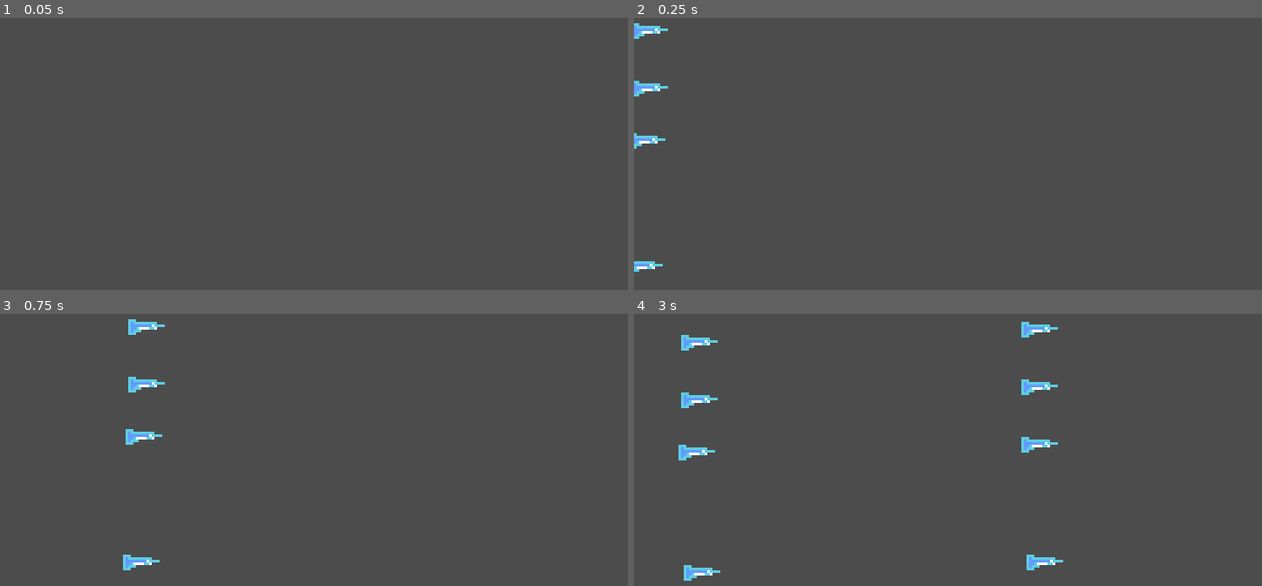
Above: before the commit, frames 1-4 (two rows, left to right).
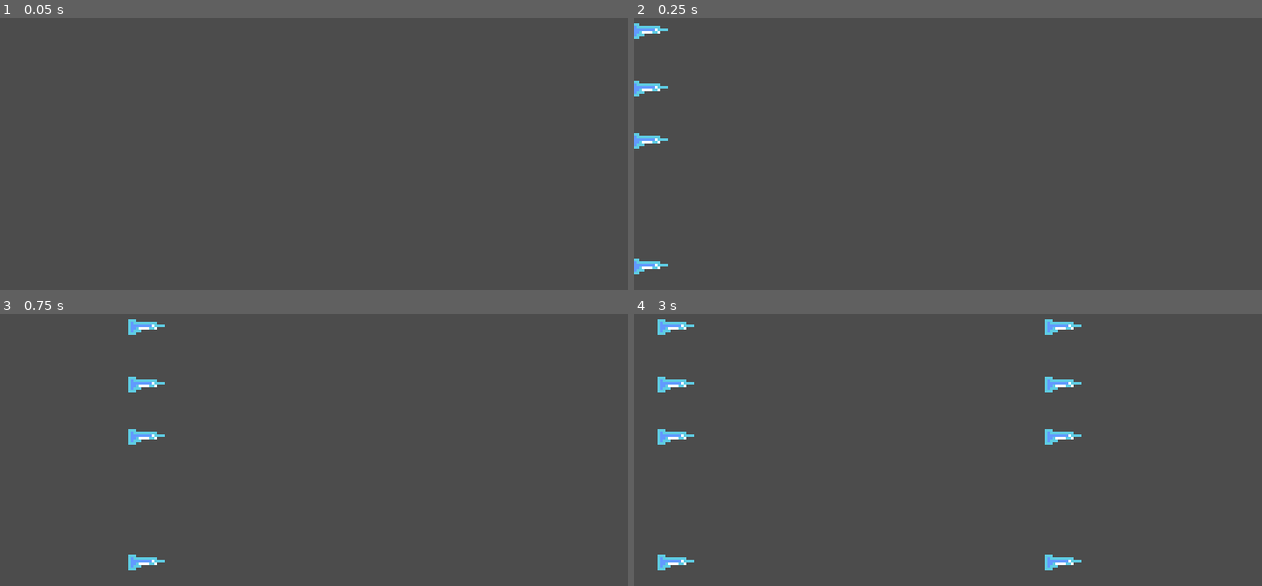
Above: after the commit, the same moments.

Repository: sugarvoid/winter-break-jam
Game: Godot game, scene res://game/danger_object/wave/sickle_wave_left_all.tscn
Two runs of this game, one before a commit and one after it. Both use one fixed random seed, a clock stepped at 60 frames per second and the inputs below. This scene is started directly instead of the project's main scene.
Inputs:
- Up to frame 1 (0.05 s): no input
- Up to frame 2 (0.25 s): no input
- Up to frame 3 (0.75 s): tap Enter (ui_accept) at 0.5 s; hold D (move_right) from 0.53 s (still down)
- Up to frame 4 (3 s): tap W (jump) at 0.77, 1.52 s; release D (move_right) at 2.03 s; hold A (move_left) 2.03-2.78 s; hold D (move_right) from 2.78 s (still down)

Frame 1 is identical in both runs. In frame 2, 0.1% of the frame differs, in the area x 0-6%, y 42-95%; in frame 3, 0.2%; in frame 4, 2.8%, in the area x 3-72%, y 1-99%.

Commit message:
Adjust sickle spawn points

Diff:
--- a/game/danger_object/wave/sickle_wave_left_all.tscn
+++ b/game/danger_object/wave/sickle_wave_left_all.tscn
@@ -14,41 +14,41 @@
 rotation_d = 0
 
 [node name="IceSickle4" parent="Hazards" index="2" instance=ExtResource( 2 )]
-position = Vector2( -19, 63 )
+position = Vector2( -18, 63 )
 rotation_d = 0
 
-[node name="IceSickle14" parent="Hazards" index="3" instance=ExtResource( 2 )]
-position = Vector2( -274, 27 )
+[node name="IceSickle5" parent="Hazards" index="3" instance=ExtResource( 2 )]
+position = Vector2( -18, 111 )
 rotation_d = 0
 
-[node name="IceSickle15" parent="Hazards" index="4" instance=ExtResource( 2 )]
-position = Vector2( -274, 49 )
+[node name="IceSickle6" parent="Hazards" index="4" instance=ExtResource( 2 )]
+position = Vector2( -135, 21 )
 rotation_d = 0
 
-[node name="IceSickle16" parent="Hazards" index="5" instance=ExtResource( 2 )]
-position = Vector2( -275, 69 )
+[node name="IceSickle7" parent="Hazards" index="5" instance=ExtResource( 2 )]
+position = Vector2( -135, 43 )
 rotation_d = 0
 
-[node name="IceSickle10" parent="Hazards" index="6" instance=ExtResource( 2 )]
-position = Vector2( -144, 22 )
+[node name="IceSickle8" parent="Hazards" index="6" instance=ExtResource( 2 )]
+position = Vector2( -135, 63 )
 rotation_d = 0
 
-[node name="IceSickle11" parent="Hazards" index="7" instance=ExtResource( 2 )]
-position = Vector2( -144, 44 )
+[node name="IceSickle9" parent="Hazards" index="7" instance=ExtResource( 2 )]
+position = Vector2( -135, 111 )
 rotation_d = 0
 
-[node name="IceSickle12" parent="Hazards" index="8" instance=ExtResource( 2 )]
-position = Vector2( -144, 66 )
+[node name="IceSickle10" parent="Hazards" index="8" instance=ExtResource( 2 )]
+position = Vector2( -283, 21 )
 rotation_d = 0
 
-[node name="IceSickle5" parent="Hazards" index="9" instance=ExtResource( 2 )]
-position = Vector2( -20, 111 )
+[node name="IceSickle11" parent="Hazards" index="9" instance=ExtResource( 2 )]
+position = Vector2( -283, 43 )
 rotation_d = 0
 
-[node name="IceSickle6" parent="Hazards" index="10" instance=ExtResource( 2 )]
-position = Vector2( -142, 111 )
+[node name="IceSickle12" parent="Hazards" index="10" instance=ExtResource( 2 )]
+position = Vector2( -283, 63 )
 rotation_d = 0
 
-[node name="IceSickle8" parent="Hazards" index="11" instance=ExtResource( 2 )]
-position = Vector2( -273, 115 )
+[node name="IceSickle13" parent="Hazards" index="11" instance=ExtResource( 2 )]
+position = Vector2( -283, 111 )
 rotation_d = 0
--- a/game/danger_object/wave/sickle_wave_right_bottom.tscn
+++ b/game/danger_object/wave/sickle_wave_right_bottom.tscn
@@ -9,34 +9,34 @@
 position = Vector2( 258, 73 )
 rotation_d = 180
 
-[node name="IceSickle2" parent="Hazards" index="1" instance=ExtResource( 1 )]
-position = Vector2( 342, 73 )
-rotation_d = 180
-
-[node name="IceSickle3" parent="Hazards" index="2" instance=ExtResource( 1 )]
-position = Vector2( 377, 73 )
-rotation_d = 180
-
-[node name="IceSickle4" parent="Hazards" index="3" instance=ExtResource( 1 )]
+[node name="IceSickle4" parent="Hazards" index="1" instance=ExtResource( 1 )]
 position = Vector2( 258, 99 )
 rotation_d = 180
 
-[node name="IceSickle7" parent="Hazards" index="4" instance=ExtResource( 1 )]
-position = Vector2( 342, 97 )
+[node name="IceSickle6" parent="Hazards" index="2" instance=ExtResource( 1 )]
+position = Vector2( 288, 73 )
 rotation_d = 180
 
-[node name="IceSickle5" parent="Hazards" index="5" instance=ExtResource( 1 )]
-position = Vector2( 431, 75 )
+[node name="IceSickle2" parent="Hazards" index="3" instance=ExtResource( 1 )]
+position = Vector2( 346, 73 )
 rotation_d = 180
 
-[node name="IceSickle8" parent="Hazards" index="6" instance=ExtResource( 1 )]
-position = Vector2( 466, 75 )
+[node name="IceSickle5" parent="Hazards" index="4" instance=ExtResource( 1 )]
+position = Vector2( 346, 99 )
 rotation_d = 180
 
-[node name="IceSickle9" parent="Hazards" index="7" instance=ExtResource( 1 )]
-position = Vector2( 431, 99 )
+[node name="IceSickle7" parent="Hazards" index="5" instance=ExtResource( 1 )]
+position = Vector2( 376, 73 )
 rotation_d = 180
 
-[node name="IceSickle6" parent="Hazards" index="8" instance=ExtResource( 1 )]
-position = Vector2( 288, 72 )
+[node name="IceSickle3" parent="Hazards" index="6" instance=ExtResource( 1 )]
+position = Vector2( 443, 73 )
 rotation_d = 180
+
+[node name="IceSickle8" parent="Hazards" index="7" instance=ExtResource( 1 )]
+position = Vector2( 443, 99 )
+rotation_d = 180
+
+[node name="IceSickle9" parent="Hazards" index="8" instance=ExtResource( 1 )]
+position = Vector2( 473, 73 )
+rotation_d = 180
--- a/game/danger_object/wave/sickle_wave_top_right.tscn
+++ b/game/danger_object/wave/sickle_wave_top_right.tscn
@@ -6,7 +6,7 @@
 [node name="SWTopRight" instance=ExtResource( 1 )]
 
 [node name="IceSickle" parent="Hazards" index="0" instance=ExtResource( 2 )]
-position = Vector2( 104, -79 )
+position = Vector2( 121, -80 )
 rotation_d = 90
 
 [node name="IceSickle2" parent="Hazards" index="1" instance=ExtResource( 2 )]
@@ -18,5 +18,13 @@
 rotation_d = 90
 
 [node name="IceSickle4" parent="Hazards" index="3" instance=ExtResource( 2 )]
-position = Vector2( 206, -79 )
+position = Vector2( 187, -80 )
 rotation_d = 90
+
+[node name="IceSickle5" parent="Hazards" index="4" instance=ExtResource( 2 )]
+position = Vector2( 121, -136 )
+rotation_d = 90
+
+[node name="IceSickle6" parent="Hazards" index="5" instance=ExtResource( 2 )]
+position = Vector2( 187, -136 )
+rotation_d = 90
--- a/game/manager/hazard_manager/hazard_manager.gd
+++ b/game/manager/hazard_manager/hazard_manager.gd
@@ -26,7 +26,7 @@
 const p_SWFinal: PackedScene = preload("res://game/danger_object/wave/sickle_wave_final.tscn")
 
 #TODO: Make const
-var left_timer_time: int = 3.0
+var left_timer_time: int = 3.5
 var right_timer_time: float = 2.0
 
 func _ready():
@@ -59,8 +59,8 @@
 	self.hazard_container.call_deferred("add_child", new_wave)
 
 func _on_left_timeout() -> void:
-	_spawn_ice_sickle($LeftJump.global_position, DangerObject.MOVING_DIRECTION.RIGHT, 150)
-	_spawn_ice_sickle($LeftLow.global_position, DangerObject.MOVING_DIRECTION.RIGHT, 150)
+	_spawn_ice_sickle($LeftJump.global_position, DangerObject.MOVING_DIRECTION.RIGHT, 170)
+	_spawn_ice_sickle($LeftLow.global_position, DangerObject.MOVING_DIRECTION.RIGHT, 170)
 	## _spawn_ice_sickle(bottom_left.global_position, DangerObject.MOVING_DIRECTION.RIGHT, 150)
 
 func _on_right_timeout() -> void:
@@ -76,7 +76,7 @@
 		6:
 			_spawn_wave(p_SWLeftBottom, 120)
 		8:
-			_spawn_wave(p_SWLeftAll, 120)
+			_spawn_wave(p_SWLeftAll, 130)
 		10:
 			_spawn_wave(p_SWLeftTop, 80)
 		12:
--- a/game/player/player.gd
+++ b/game/player/player.gd
@@ -21,7 +21,7 @@
 var acceleration: float = 0.2
 
 # TODO: Add two types of friction 1.0 for normal and 0.03 for "on ice"
-var friction: float = 0.04
+var friction: float = 0.03
 var gravity: float = 1000.0
 var horizontal_direction: int
 
